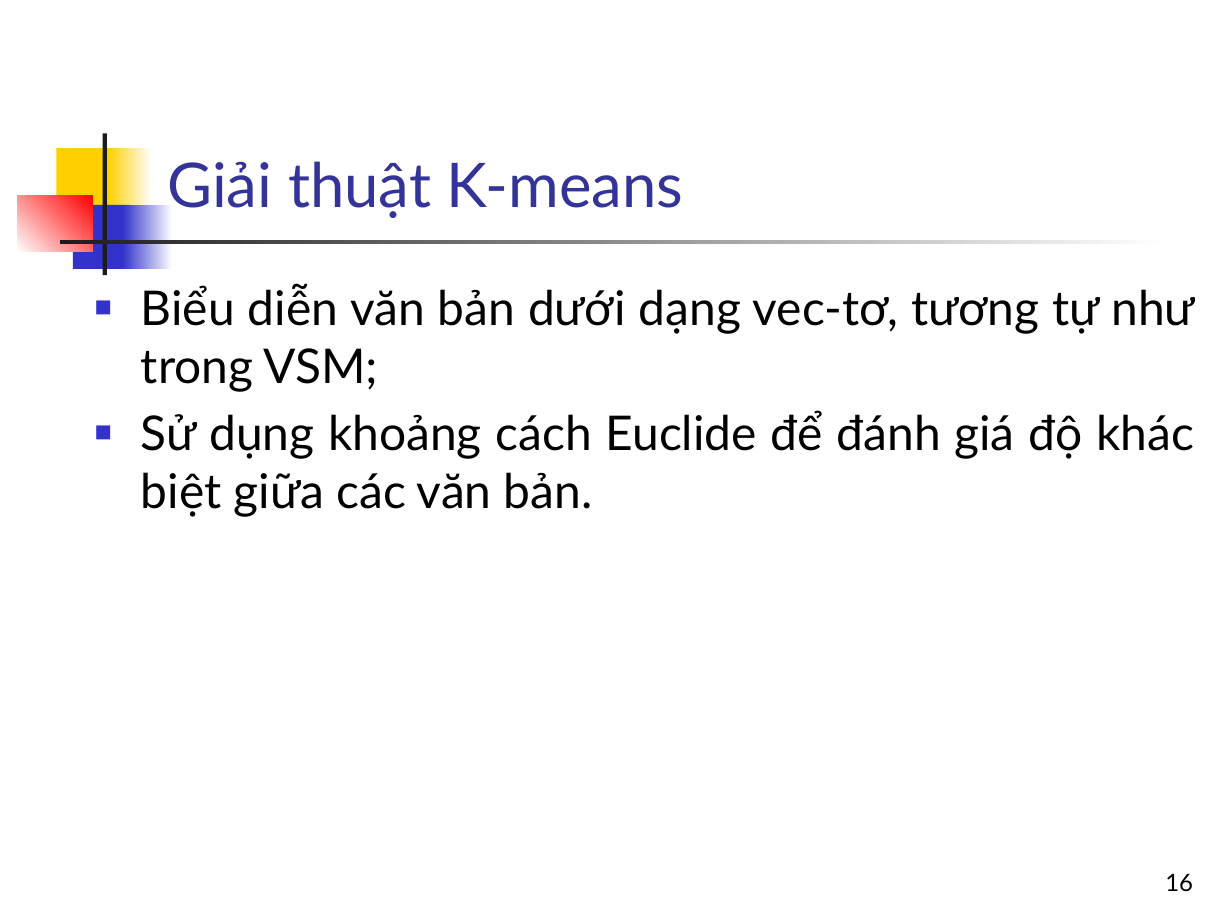
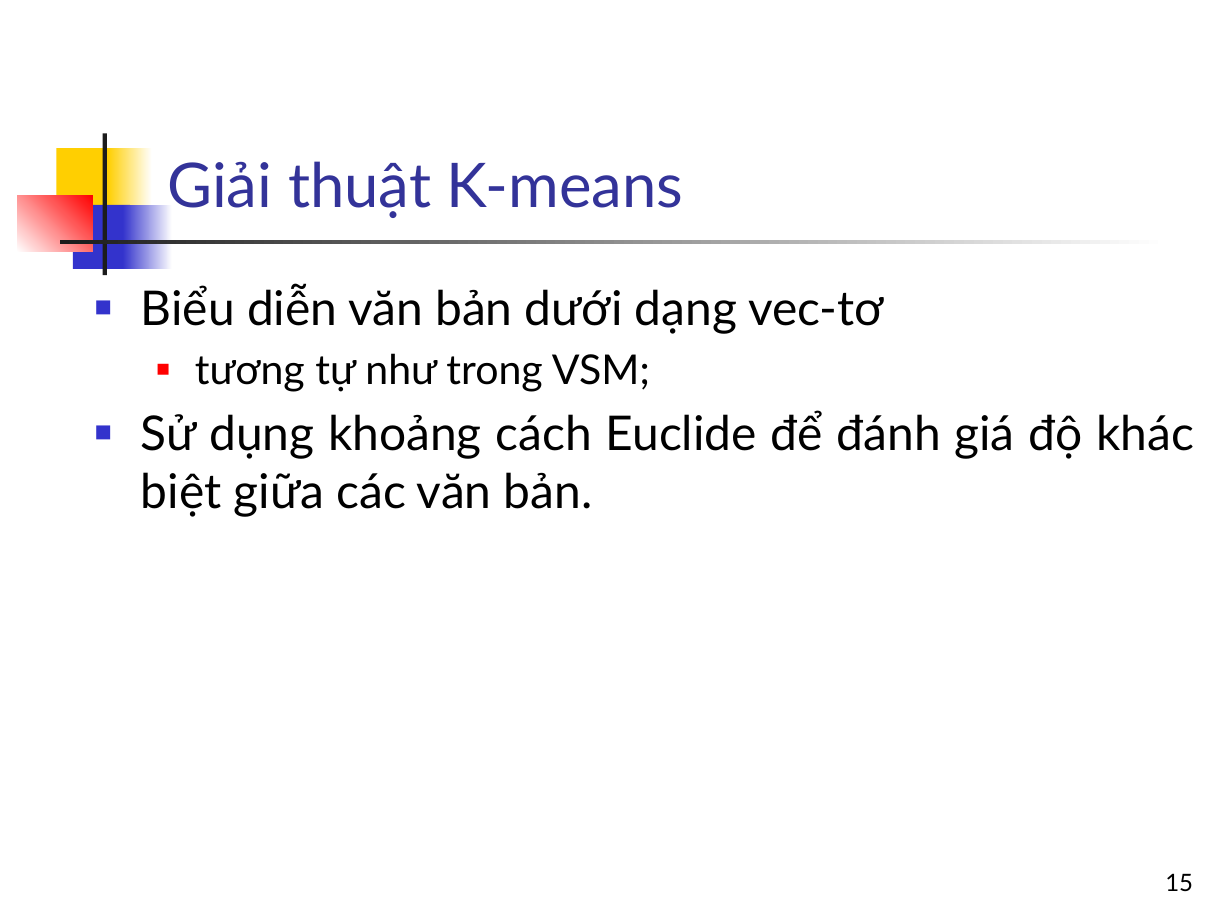
Before and after one commit to nguyenkhanhthien/IT4853, a slide deck: slide 15 of Bai 18 Chia cum va ung dung trong tim kiem_phần 1.pptx (slide 16 before the commit). Drawn at 1232x924 pixels with LibreOffice and Linux fonts; fonts in the diff are those of the drawing. Boxes give left, top, right and bottom in pixels: in the first picture for what was removed or moved away, otherwise in the second. Text is boxed around its words. In the diff, an @@ line names an element or a change of style, - is before the commit and + after.

```diff
--- a/Bai 18 Chia cum va ung dung trong tim kiem_phần 1.pptx
+++ b/Bai 18 Chia cum va ung dung trong tim kiem_phần 1.pptx
@@ text at box(141, 284, 884, 392): text changed @@
-■ Biểu diễn văn bản dưới dạng vec-tơ, tương tự như trong VSM;
+■ Biểu diễn văn bản dưới dạng vec-tơ
+  ■ tương tự như trong VSM;
@@ page number at box(1165, 873, 1193, 891): text changed @@
-16
+15
```
Also in this commit, not shown: 13 other slides changed, 1 slide removed.
